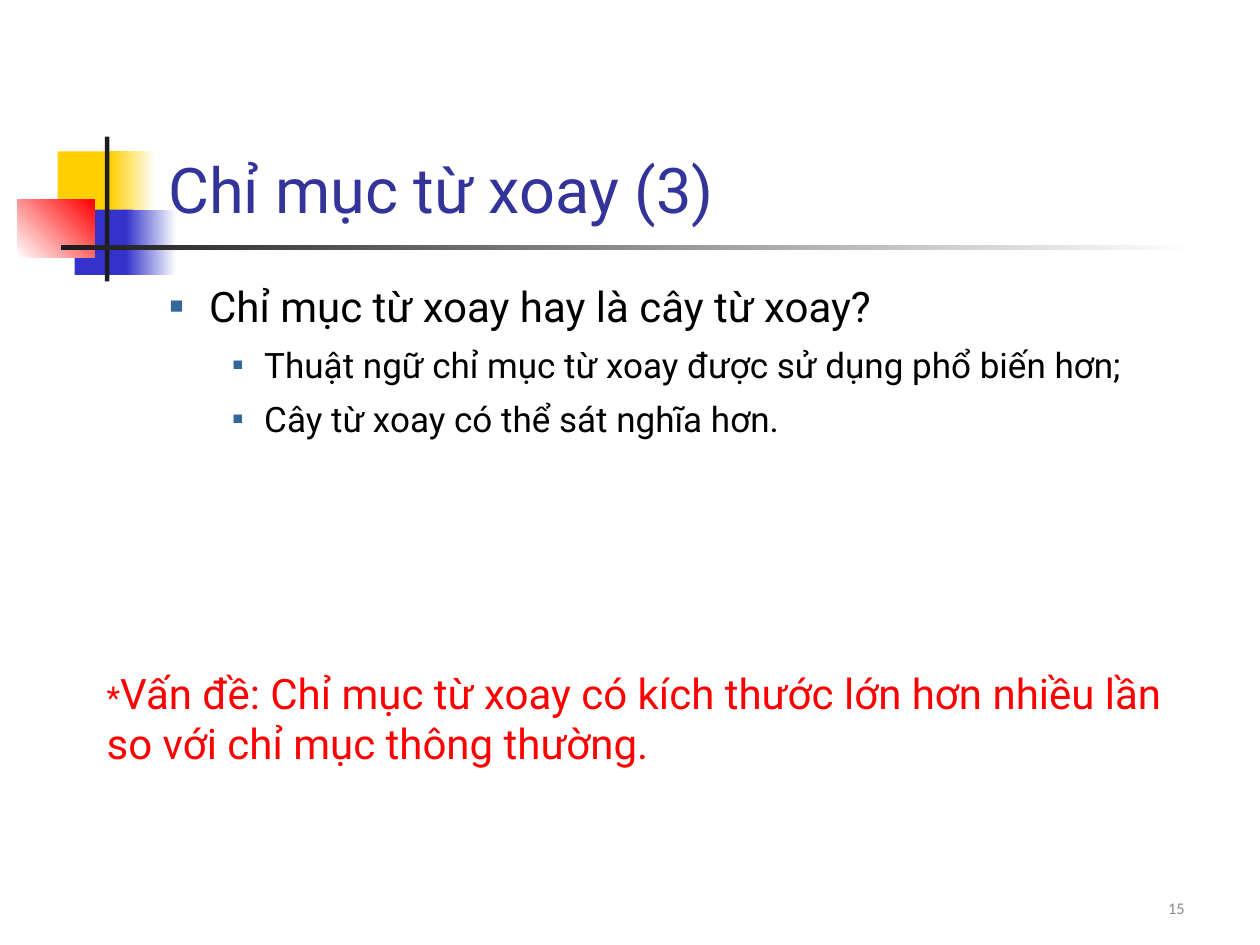
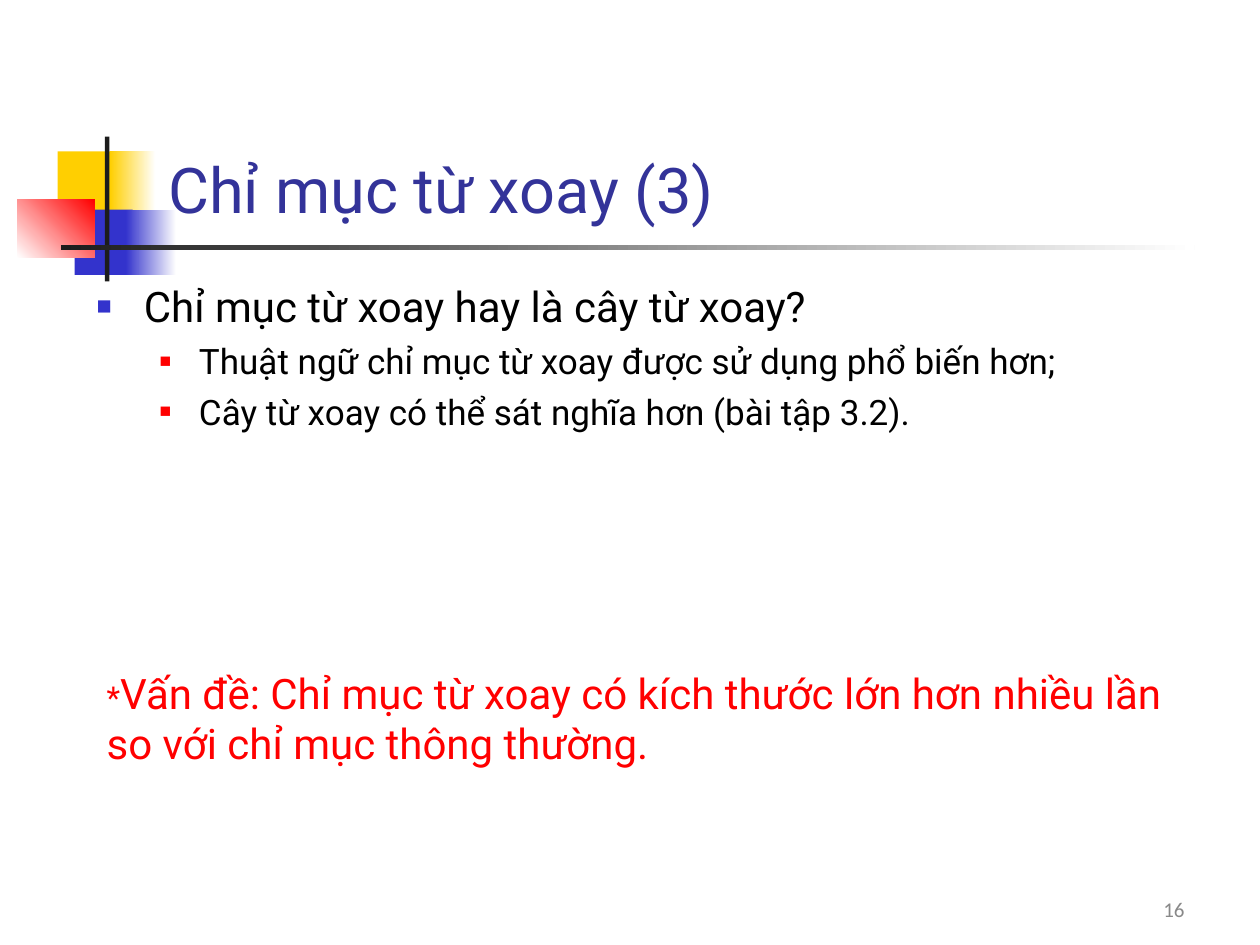
Before and after one commit to nguyenkhanhthien/IT4853, a slide deck: slide 16 of Bài 3 Từ truy vấn và chỉ mục tra từ.ppt (slide 15 before the commit). Drawn at 1260x945 pixels with LibreOffice and Linux fonts; fonts in the diff are those of the drawing. Boxes give left, top, right and bottom in pixels: in the first picture for what was removed or moved away, otherwise in the second. Text is boxed around its words. In the diff, an @@ line names an element or a change of style, - is before the commit and + after.

```diff
--- a/Bài 3 Từ truy vấn và chỉ mục tra từ.ppt
+++ b/Bài 3 Từ truy vấn và chỉ mục tra từ.ppt
@@ text "Chỉ mục từ xoay hay ..." moved from (x1=209, y1=288, x2=1121, y2=440) to (x1=144, y1=288, x2=1055, y2=433) @@
@@ text at (x1=144, y1=288, x2=1055, y2=382): list level 2 to 1 in "Chỉ mục từ xoay hay ..."; bullet colour #336699 to #3333CC; list level 3 to 2 in "Thuật ngữ chỉ mục từ ..."; bullet colour #336699 to #FF0000 @@
@@ text at (x1=199, y1=395, x2=910, y2=433): text changed @@
-    ■ Cây từ xoay có thể sát nghĩa hơn.
+  ■ Cây từ xoay có thể sát nghĩa hơn (bài tập 3.2).
@@ page number at (x1=1163, y1=903, x2=1184, y2=917): text changed; size 9.3 to 12 pt @@
-15
+16
```
Also in this commit, not shown: 22 other slides changed, 2 slides added, 1 other file.
